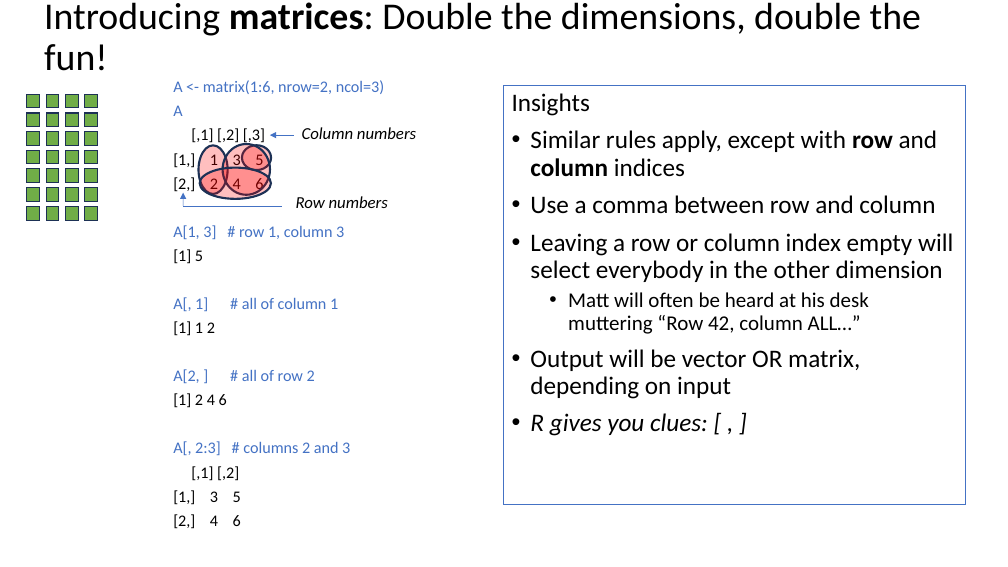
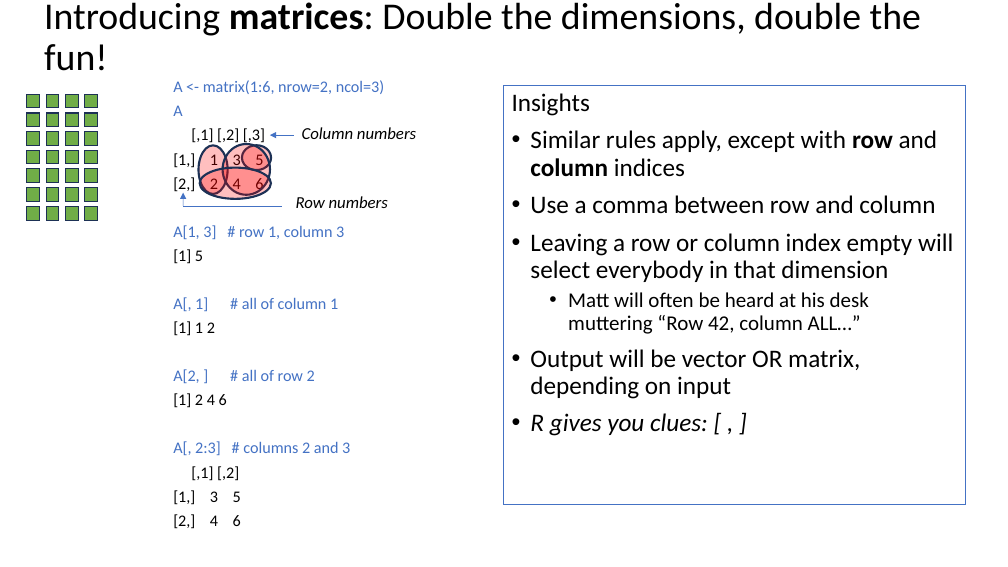
Before and after one commit to justinpriest/ADFG_R_Intro_Workshop, a slide deck: slide 6 of presentations/4 - Programming Basics 2 - Under the Hood.pptx. Drawn at 1008x567 pixels with LibreOffice and Linux fonts; fonts in the diff are those of the drawing. Boxes give left, top, right and bottom in pixels: in the first picture for what was removed or moved away, otherwise in the second. Text is boxed around its words. In the diff, an @@ line names an element or a change of style, - is before the commit and + after.

```diff
--- a/presentations/4 - Programming Basics 2 - Under the Hood.pptx
+++ b/presentations/4 - Programming Basics 2 - Under the Hood.pptx
@@ text in rectangle at (x1=530, y1=233, x2=953, y2=282): text changed @@
-• Leaving a row or column index empty will select everybody in the other dimension
+• Leaving a row or column index empty will select everybody in that dimension
```
Also in this commit, not shown: 2 other slides changed, 4 other files.
